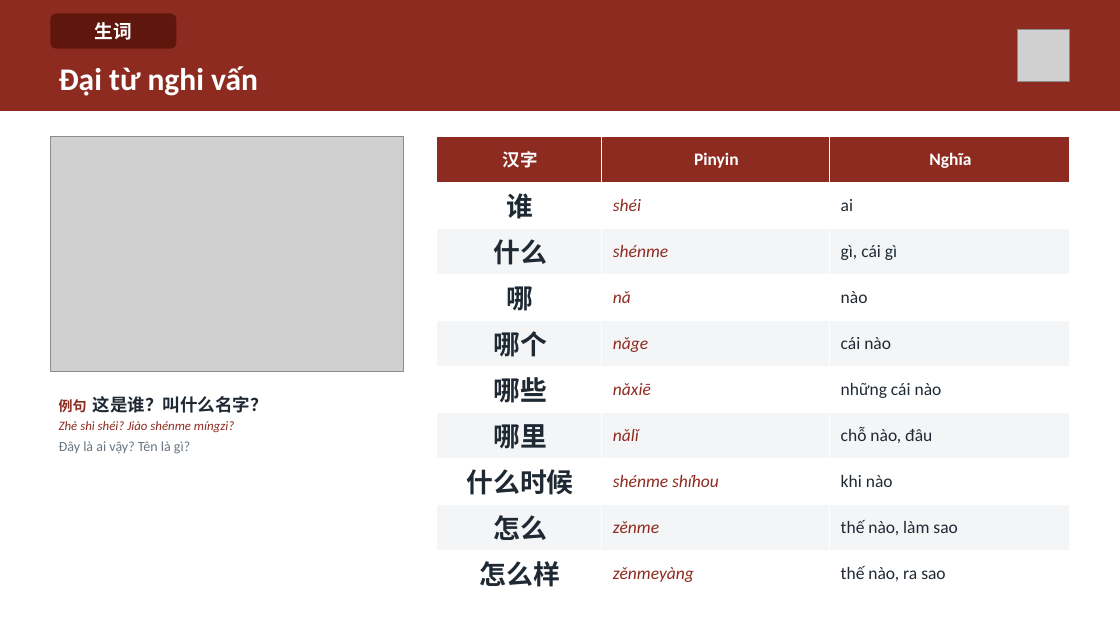
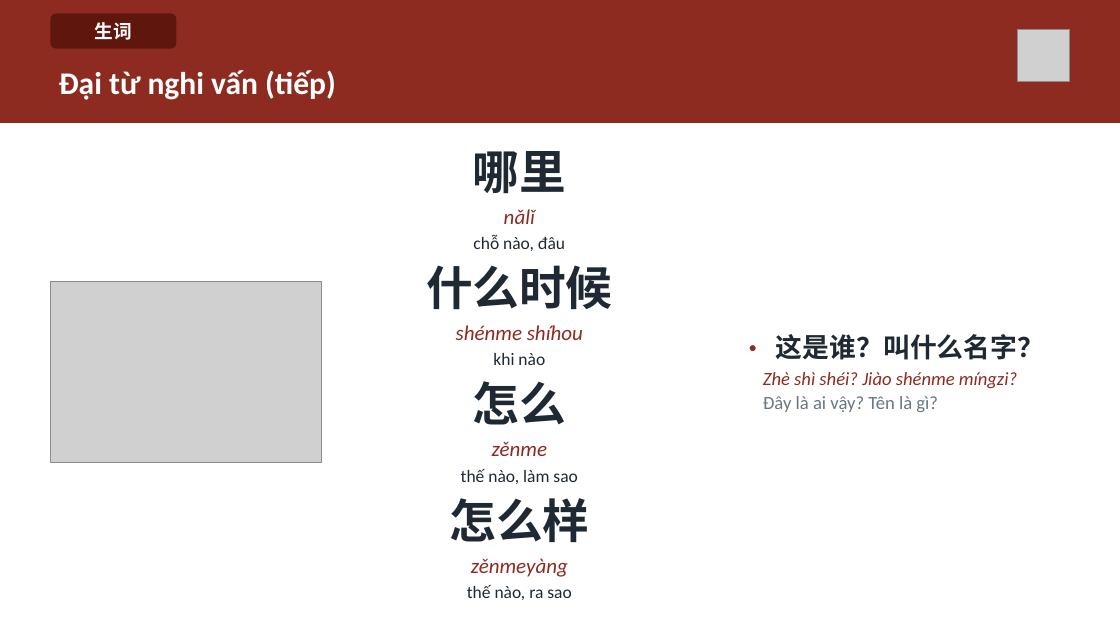
Before and after one commit to HuyenNguyen911/chinese-learning-os, a slide deck: slide 10 of output/Giáo trình 3.0/hsk1/buoi16_ontap/slide2_tuvung/Buoi-16-P2-Tuvung.pptx (slide 8 before the commit). Drawn at 1120x630 pixels with LibreOffice and Linux fonts; fonts in the diff are those of the drawing; grey boxes stand for pictures. Boxes give left, top, right and bottom in pixels: in the first picture for what was removed or moved away, otherwise in the second. Text is boxed around its words. In the diff, an @@ line names an element or a change of style, - is before the commit and + after.

```diff
--- a/output/Giáo trình 3.0/hsk1/buoi16_ontap/slide2_tuvung/Buoi-16-P2-Tuvung.pptx
+++ b/output/Giáo trình 3.0/hsk1/buoi16_ontap/slide2_tuvung/Buoi-16-P2-Tuvung.pptx
@@ rectangle resized from (x1=0, y1=0, x2=1120, y2=111) to (x1=0, y1=0, x2=1120, y2=123) @@
@@ text at (x1=59, y1=70, x2=336, y2=100): text changed @@
-Đại từ nghi vấn
+Đại từ nghi vấn (tiếp)
@@ table removed at (x1=437, y1=136, x2=1070, y2=597), 10 rows, 3 columns @@
-汉字 | Pinyin | Nghĩa
-谁 | shéi | ai
-什么 | shénme | gì, cái gì
-哪 | nǎ | nào
-哪个 | nǎge | cái nào
-哪些 | nǎxiē | những cái nào
-哪里 | nǎlǐ | chỗ nào, đâu
-什么时候 | shénme shíhou | khi nào
-怎么 | zěnme | thế nào, làm sao
-怎么样 | zěnmeyàng | thế nào, ra sao
@@ text "• 这是谁？叫什么名字？" moved from (x1=59, y1=421, x2=234, y2=454) to (x1=763, y1=334, x2=1044, y2=412) @@
@@ text "• 这是谁？叫什么名字？" at (x1=763, y1=334, x2=1044, y2=412): vertical alignment top to middle @@
@@ text added at (x1=473, y1=151, x2=566, y2=251), 15 pt, text #1F2933 @@
+哪里
+nǎlǐ
+chỗ nào, đâu
@@ text added at (x1=426, y1=265, x2=613, y2=365), 18 pt, text #8E2B20, italic @@
+什么时候
+shénme shíhou
+khi nào
@@ picture resized from (x1=50, y1=136, x2=403, y2=371) to (x1=50, y1=281, x2=322, y2=462) @@
@@ text at (x1=776, y1=334, x2=1044, y2=360): text changed; size 15 to 23 pt @@
-例句 这是谁？叫什么名字？
+• 这是谁？叫什么名字？
@@ text added at (x1=461, y1=381, x2=577, y2=484), 15 pt, text #1F2933 @@
+怎么
+zěnme
+thế nào, làm sao
@@ text at (x1=763, y1=372, x2=1017, y2=412): size 11 to 16 pt in "Zhè shì shéi? Jiào shénme míngzi?"; size 12 to 16 pt in "Đây là ai vậy? Tên là gì?"; less space between paragraphs @@
@@ text added at (x1=449, y1=498, x2=589, y2=600), 15 pt, text #1F2933 @@
+怎么样
+zěnmeyàng
+thế nào, ra sao
```
Also in this commit, not shown: 37 other slides changed, 14 slides added, 52 other files.
